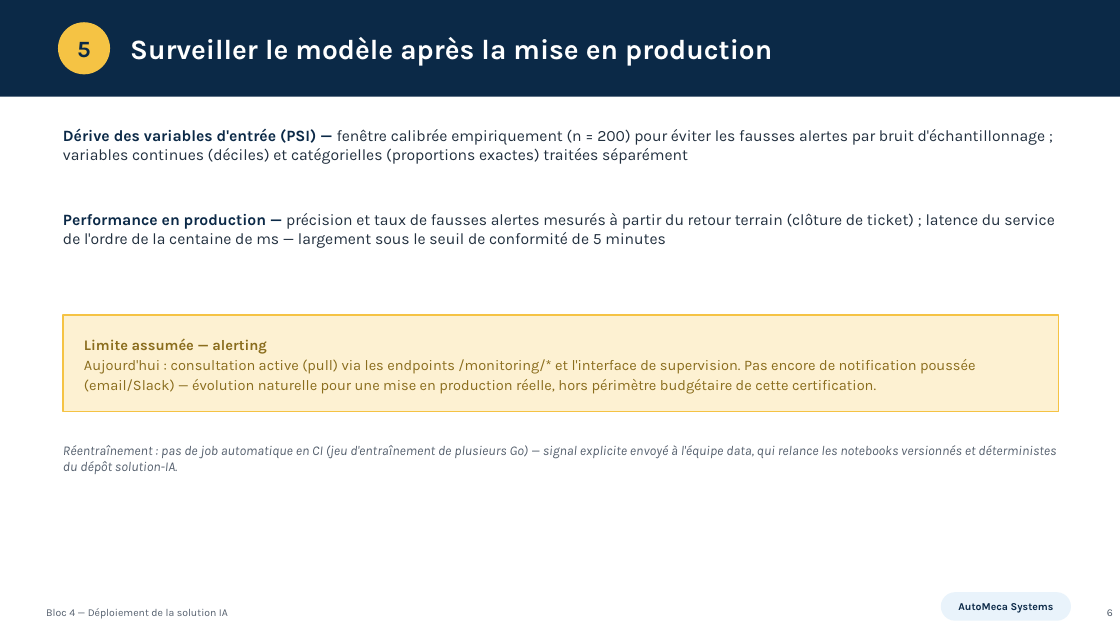
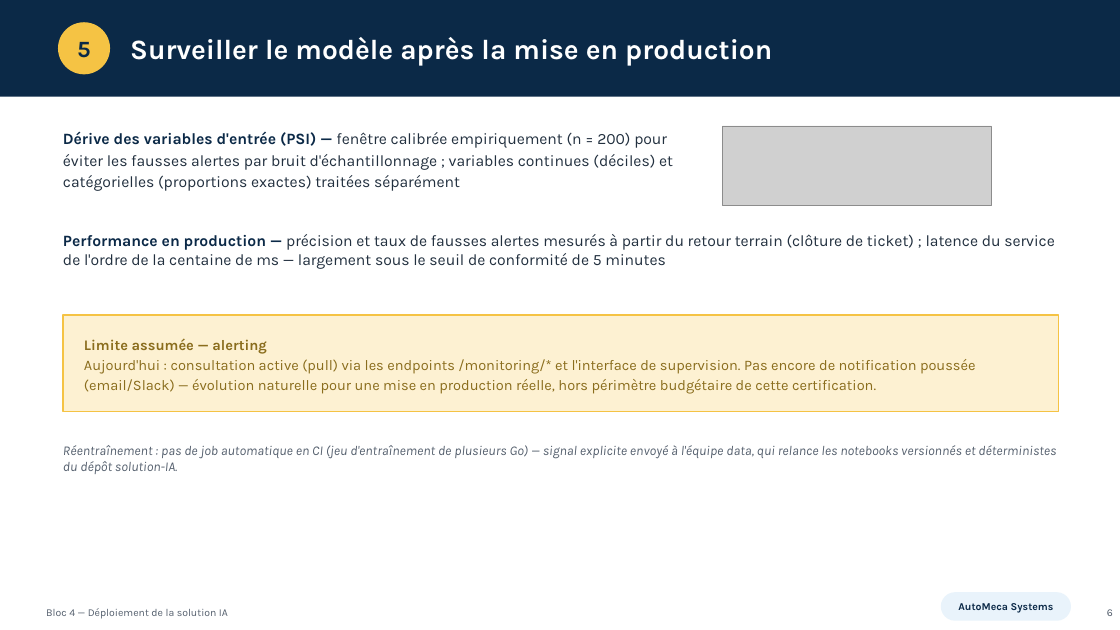
Before and after one commit to Elijoelemile/Bloc4-AutoMeca-Maintenance-Predictive-IoT-CICD, a slide deck: slide 6 of Slides - Bloc 4.pptx. Drawn at 1120x630 pixels with LibreOffice and Linux fonts; fonts in the diff are those of the drawing; grey boxes stand for pictures. Boxes give left, top, right and bottom in pixels: in the first picture for what was removed or moved away, otherwise in the second. Text is boxed around its words. In the diff, an @@ line names an element or a change of style, - is before the commit and + after.

```diff
--- a/Slides - Bloc 4.pptx
+++ b/Slides - Bloc 4.pptx
@@ text "Dérive des variables d'entrée (PSI) ..." at (63,131,673,191): line spacing 1 to 1.15 @@
@@ picture added at (723,126,991,206) @@
@@ text "Performance en production — précision ...": place and size @@
-text "Performance en production — précision ..." at (63,213,1055,248)
+text "Performance en production — précision ..." at (63,234,1055,269)
```
Also in this commit, not shown: 2 other slides changed.
